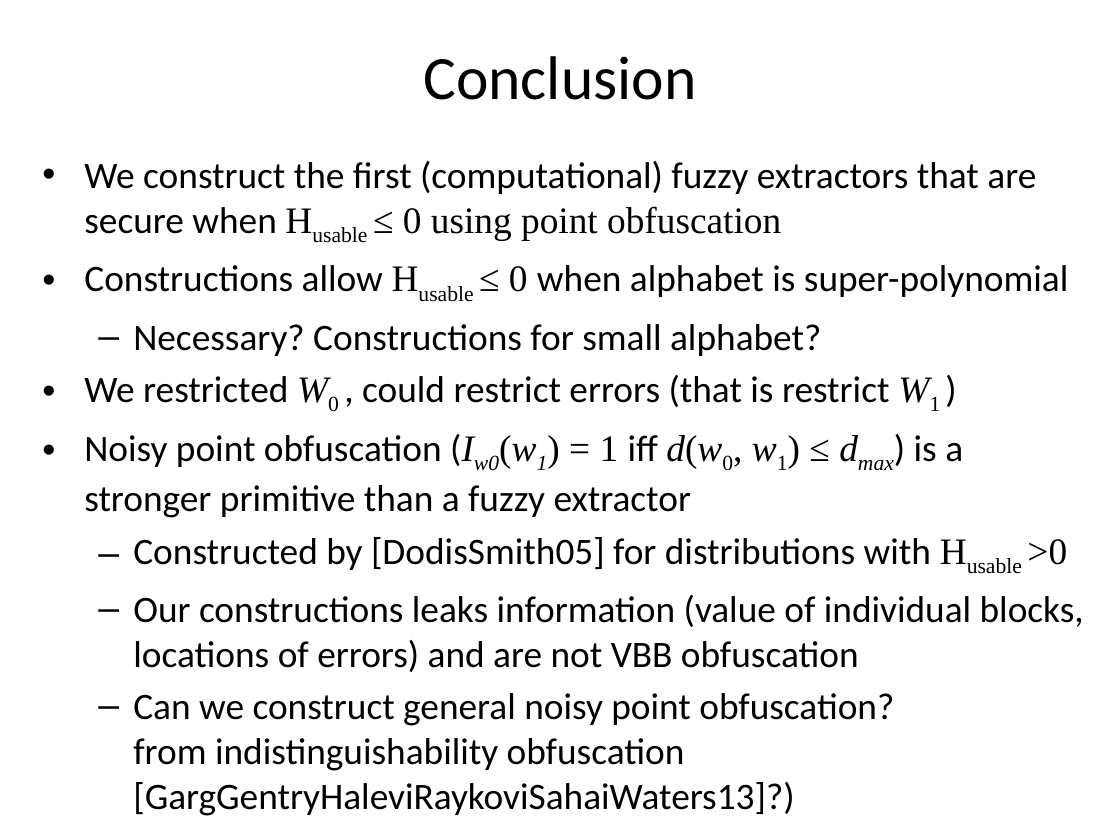
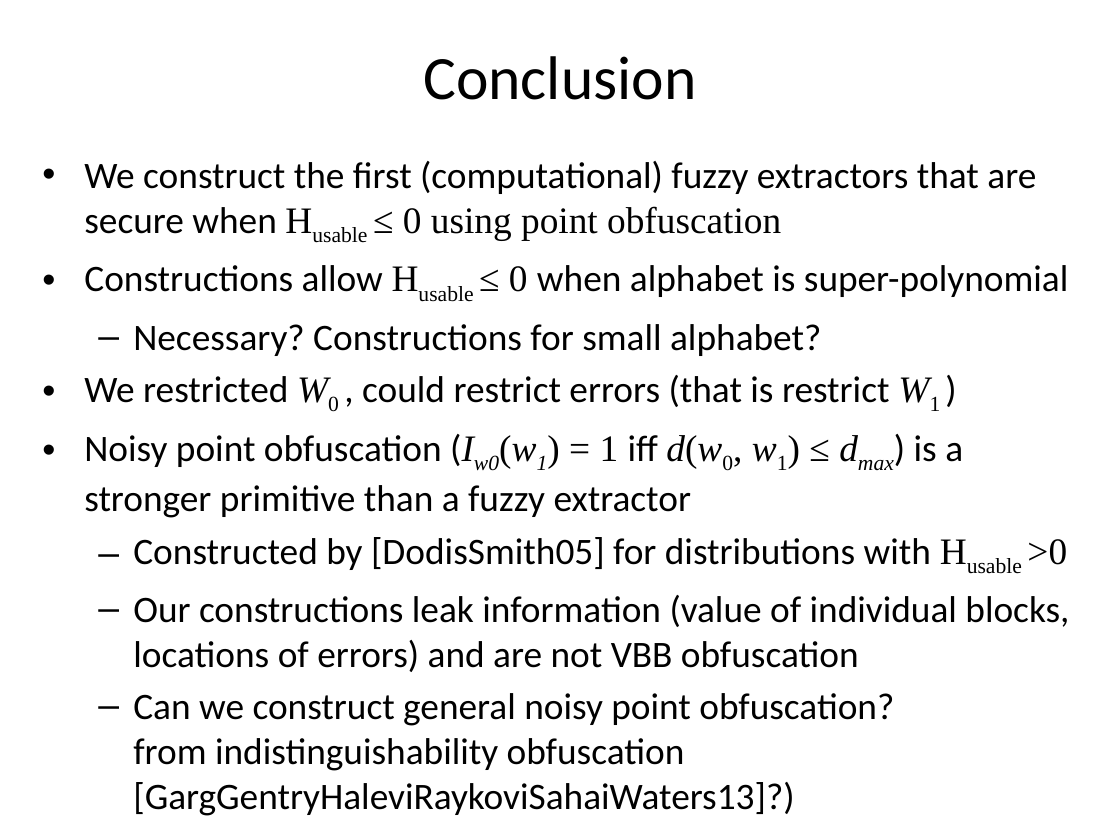
Before and after one commit to xianruimeng/comp-fuzzy-ext, a slide deck: slide 44 of constantRate/KeyDerivationWithNegativeUsable.pptx (slide 42 before the commit). Drawn at 1120x840 pixels with LibreOffice and Linux fonts; fonts in the diff are those of the drawing. Boxes give left, top, right and bottom in pixels: in the first picture for what was removed or moved away, otherwise in the second. Text is boxed around its words. In the diff, an @@ line names an element or a change of style, - is before the commit and + after.

```diff
--- a/constantRate/KeyDerivationWithNegativeUsable.pptx
+++ b/constantRate/KeyDerivationWithNegativeUsable.pptx
@@ text at (133,595,1069,672): text changed @@
-  – Our constructions leaks information (value of individual blocks, locations of errors) and are not VBB obfuscation
+  – Our constructions leak information (value of individual blocks, locations of errors) and are not VBB obfuscation
```
Also in this commit, not shown: 32 other slides changed, 2 slides added, 1 other file.
